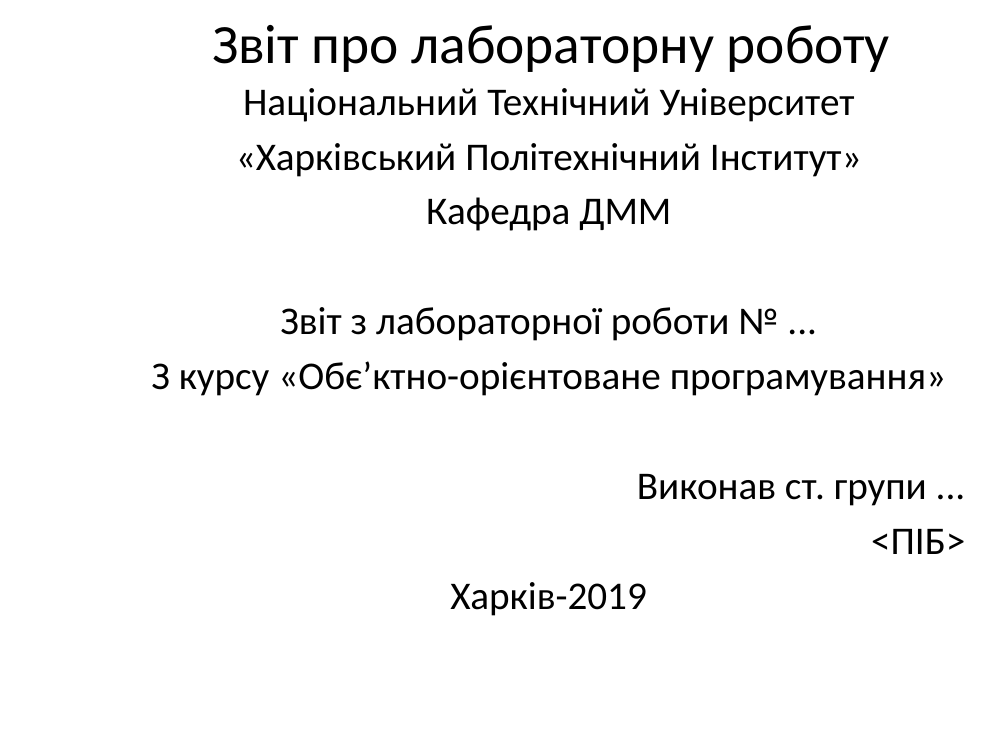
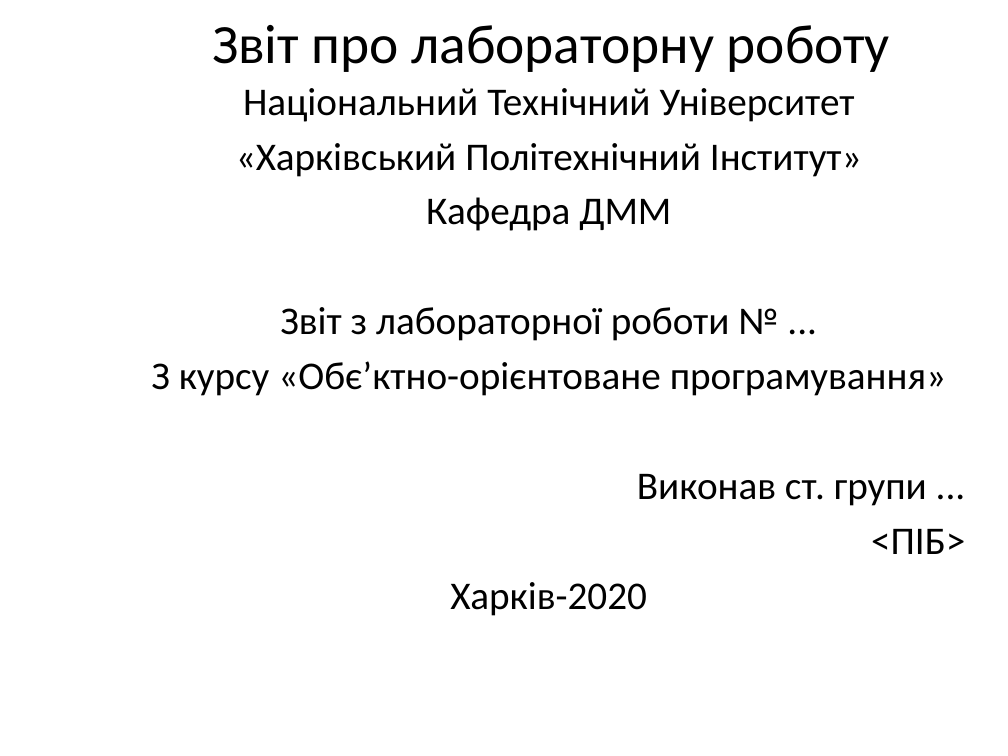
Before and after one commit to a-vodka/oop_qt, a slide deck: slide 6 of lecture-01.pptx. Drawn at 1008x756 pixels with LibreOffice and Linux fonts; fonts in the diff are those of the drawing; background and template pictures are left out. Boxes give left, top, right and bottom in pixels: in the first picture for what was removed or moved away, otherwise in the second. Text is boxed around its words. In the diff, an @@ line names an element or a change of style, - is before the commit and + after.

```diff
--- a/lecture-01.pptx
+++ b/lecture-01.pptx
@@ text at [450,582,646,616]: text changed @@
-Харків-2019
+Харків-2020
```
Also in this commit, not shown: 2 other slides changed, 7 other files.
